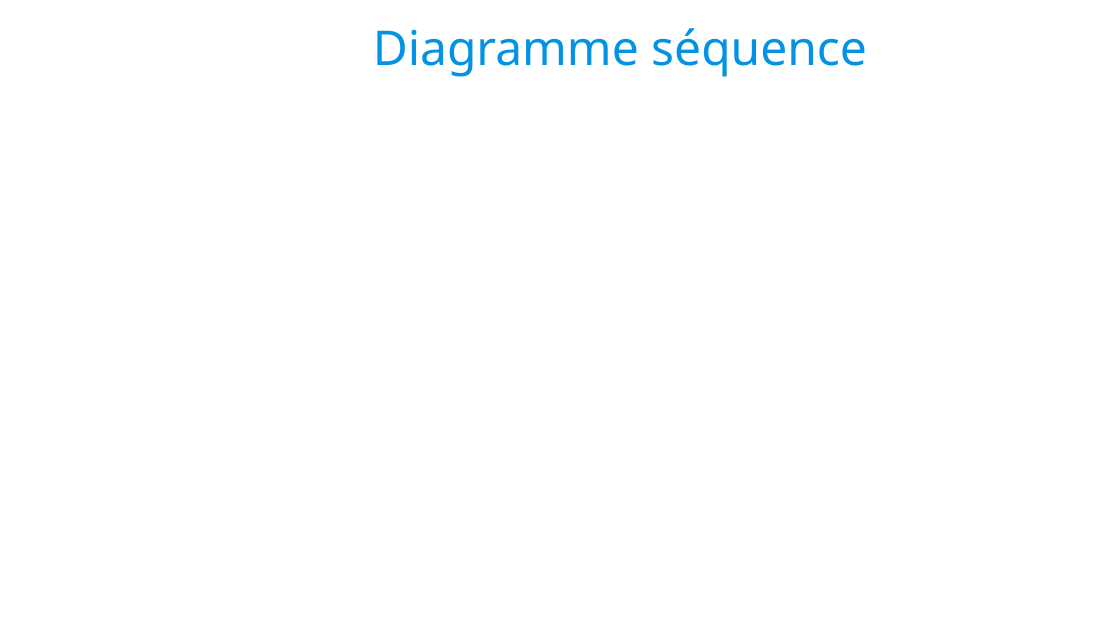
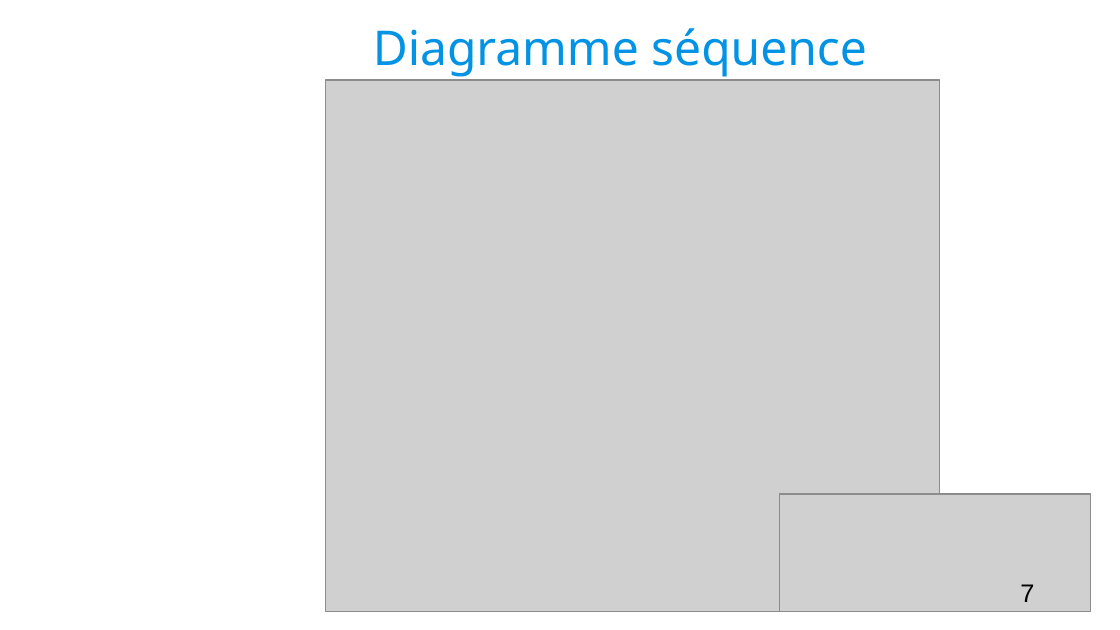
Before and after one commit to Georgie1502/Dossier, a slide deck: slide 7 of 3_Mon_Projet_Fil_Rouge/1_Cahier_des_charges/Presentation Batimelles.odp (slide 9 before the commit). Drawn at 1120x630 pixels with LibreOffice and Linux fonts; fonts in the diff are those of the drawing; grey boxes stand for pictures; background and template pictures are left out. Boxes give left, top, right and bottom in pixels: in the first picture for what was removed or moved away, otherwise in the second. Text is boxed around its words. In the diff, an @@ line names an element or a change of style, - is before the commit and + after.

```diff
--- a/3_Mon_Projet_Fil_Rouge/1_Cahier_des_charges/Presentation Batimelles.odp
+++ b/3_Mon_Projet_Fil_Rouge/1_Cahier_des_charges/Presentation Batimelles.odp
@@ picture added at [326, 80, 940, 612] @@
@@ picture added at [781, 494, 1092, 611] @@
@@ page number added at [1020, 584, 1034, 602], 18 pt, text #000000 @@
+7
```
Also in this commit, not shown: 11 other slides changed, 1 slide added, 4 slides removed, 8 other files.
